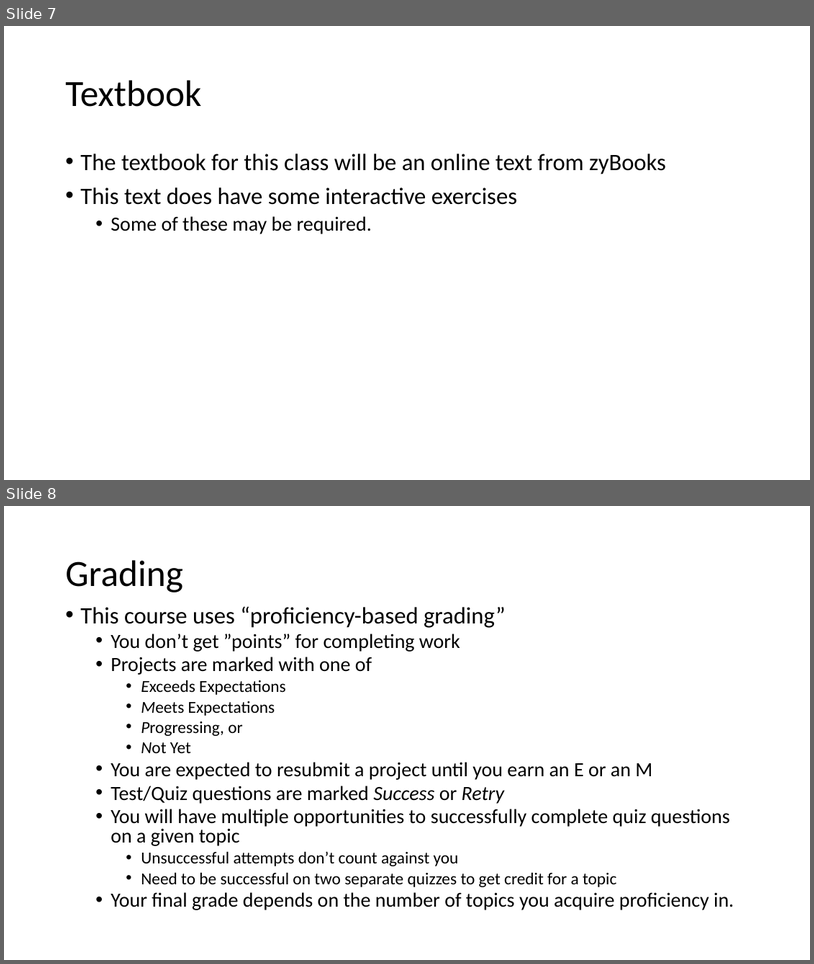
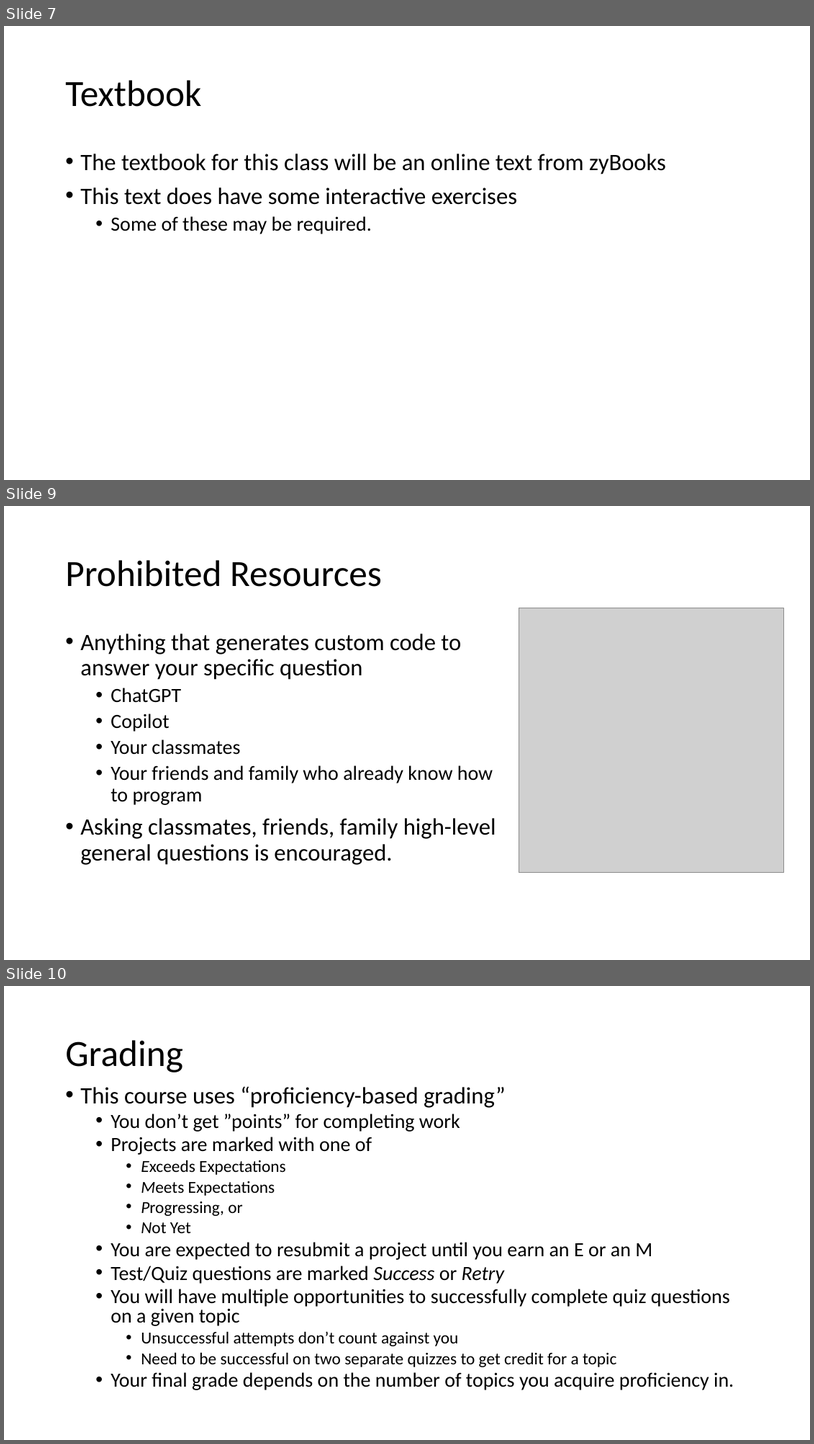
Before and after one commit to KurmasGVSU/KurmasGVSU.github.io, a slide deck: Teaching/Courses/F23/CIS500/LectureNotes/cis500_intro.pptx. Shown one above the other, each under a label of ours: slides 7 and 8 before the commit, slides 7, 9 and 10 after it; the slides between them are not shown. The pictures are 814x964 and 814x1444 pixels, drawn with LibreOffice and Linux fonts; fonts in the diff are those of the drawing; grey boxes stand for pictures. Boxes give left, top, right and bottom in pixels: in the first picture for what was removed or moved away, otherwise in the second. Text is boxed around its words. In the diff, an @@ line names an element or a change of style, - is before the commit and + after.

```diff
--- a/Teaching/Courses/F23/CIS500/LectureNotes/cis500_intro.pptx
+++ b/Teaching/Courses/F23/CIS500/LectureNotes/cis500_intro.pptx
@@ slide 9 added at (4, 506, 810, 960), background #FFFFFF @@
@@ title added at (65, 560, 382, 587), 44 pt, text #000000 @@
+Prohibited Resources
@@ picture added at (520, 608, 784, 872) @@
@@ text added at (80, 633, 496, 865), 28 pt, text #000000 @@
+• Anything that generates custom code to answer your specific question
+  • ChatGPT
+  • Copilot
+  • Your classmates
+  • Your friends and family who already know how to program
+• Asking classmates, friends, family high-level general questions is encouraged.
@@ what was slide 8 is now slide 10 @@
```
Also in this commit, not shown: 1 other slide added, 7 other files.
